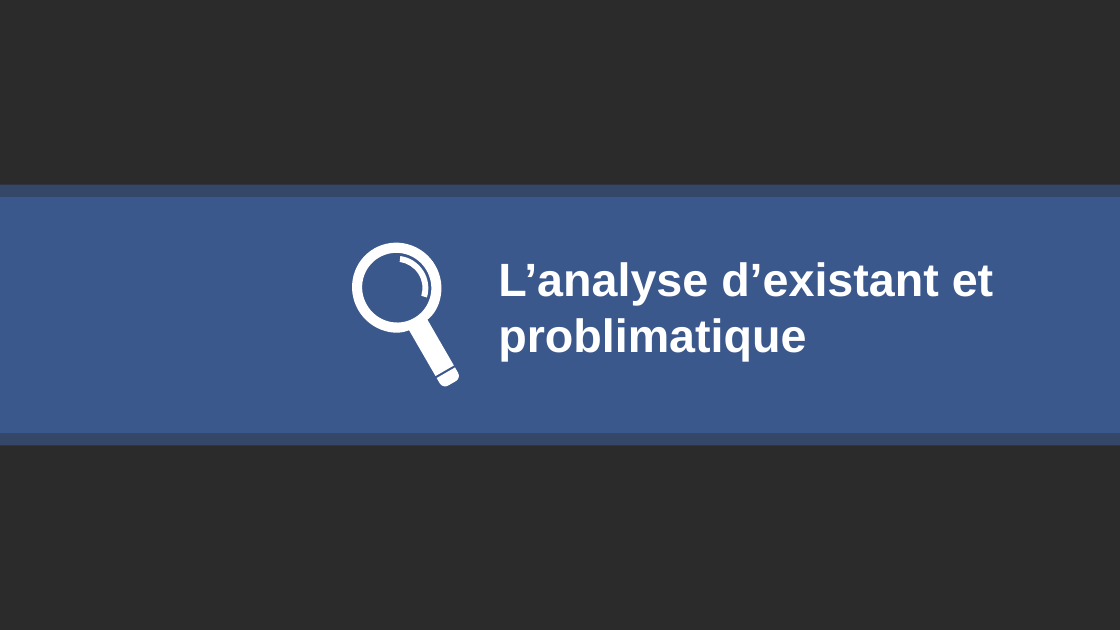
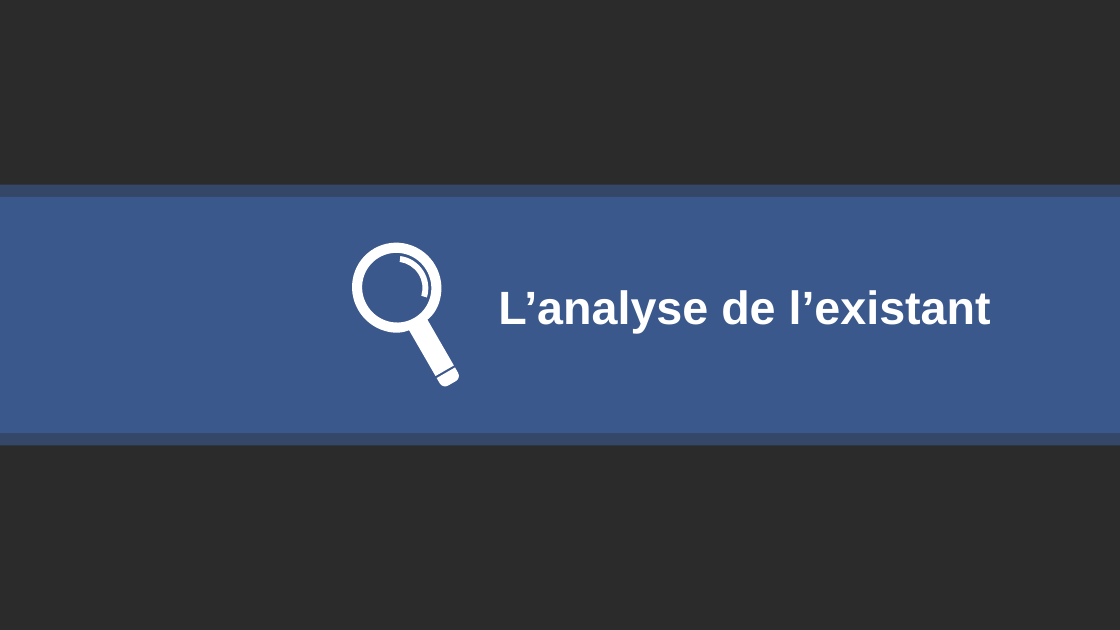
Before and after one commit to messaoudibrahim/Memoire, a slide deck: slide 5 of DIAPO/Présentation.pptx. Drawn at 1120x630 pixels with LibreOffice and Linux fonts; fonts in the diff are those of the drawing; background and template pictures are left out; a plain dark background stands for a picture behind light text. Boxes give left, top, right and bottom in pixels: in the first picture for what was removed or moved away, otherwise in the second. Text is boxed around its words. In the diff, an @@ line names an element or a change of style, - is before the commit and + after.

```diff
--- a/DIAPO/Présentation.pptx
+++ b/DIAPO/Présentation.pptx
@@ text at [498, 290, 991, 334]: text changed @@
-L’analyse d’existant et problimatique
+L’analyse de l’existant
```
Also in this commit, not shown: 3 other slides changed.
